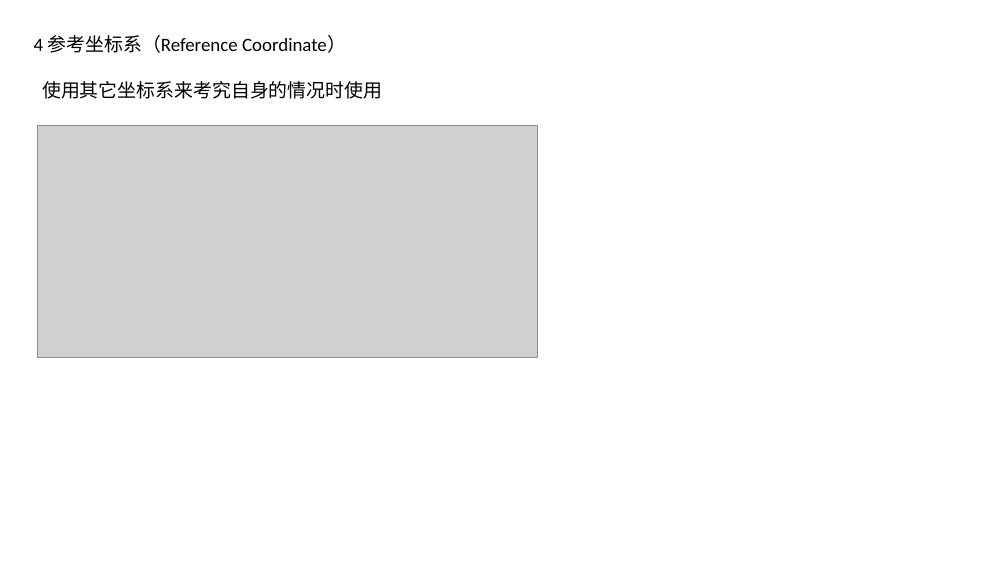
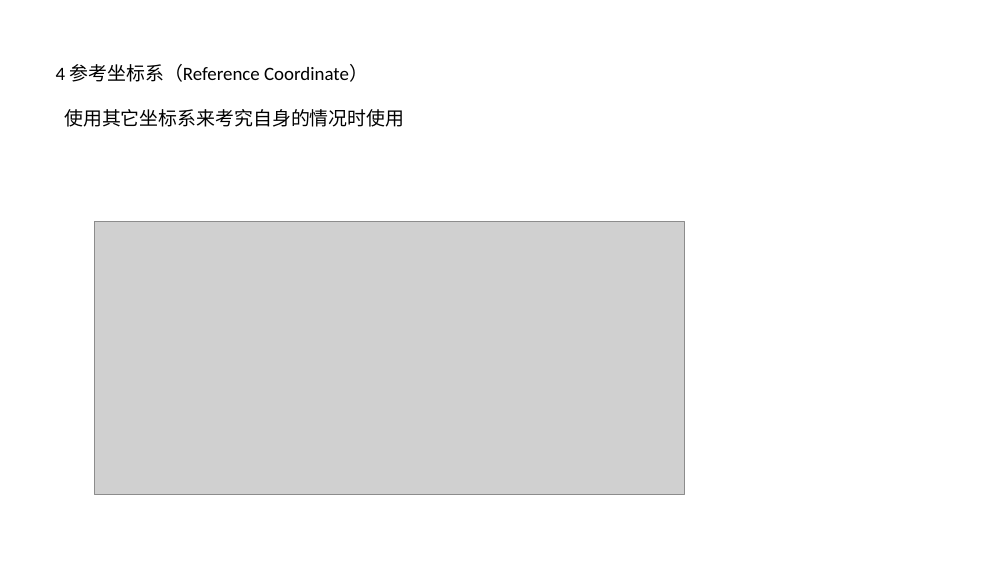
Before and after one commit to lss0928/git_test, a slide deck: slide 18 of svg/走进SVG - 副本.pptx. Drawn at 1008x567 pixels with LibreOffice and Linux fonts; fonts in the diff are those of the drawing; grey boxes stand for pictures. Boxes give left, top, right and bottom in pixels: in the first picture for what was removed or moved away, otherwise in the second. Text is boxed around its words. In the diff, an @@ line names an element or a change of style, - is before the commit and + after.

```diff
--- a/svg/走进SVG - 副本.pptx
+++ b/svg/走进SVG - 副本.pptx
@@ text "4 参考坐标系（Reference Coordinate）": place and size @@
-text "4 参考坐标系（Reference Coordinate）" at bbox=[34, 35, 382, 99]
+text "4 参考坐标系（Reference Coordinate）" at bbox=[56, 64, 404, 127]
@@ picture: place and size @@
-picture at bbox=[38, 126, 538, 357]
+picture at bbox=[95, 222, 684, 495]
```
Also in this commit, not shown: 22 other slides changed, 1 slide added, 2 slides removed, 14 other files.
